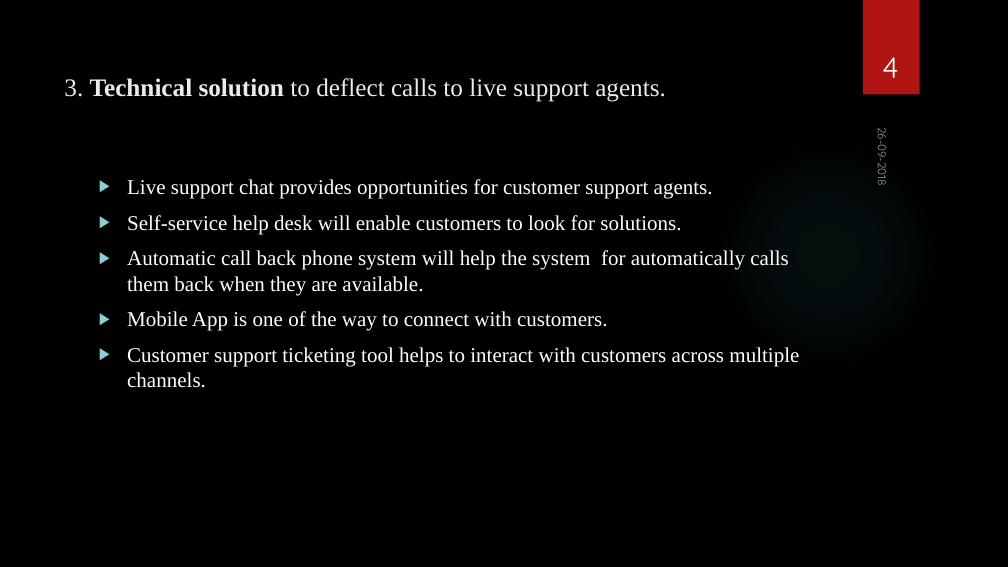
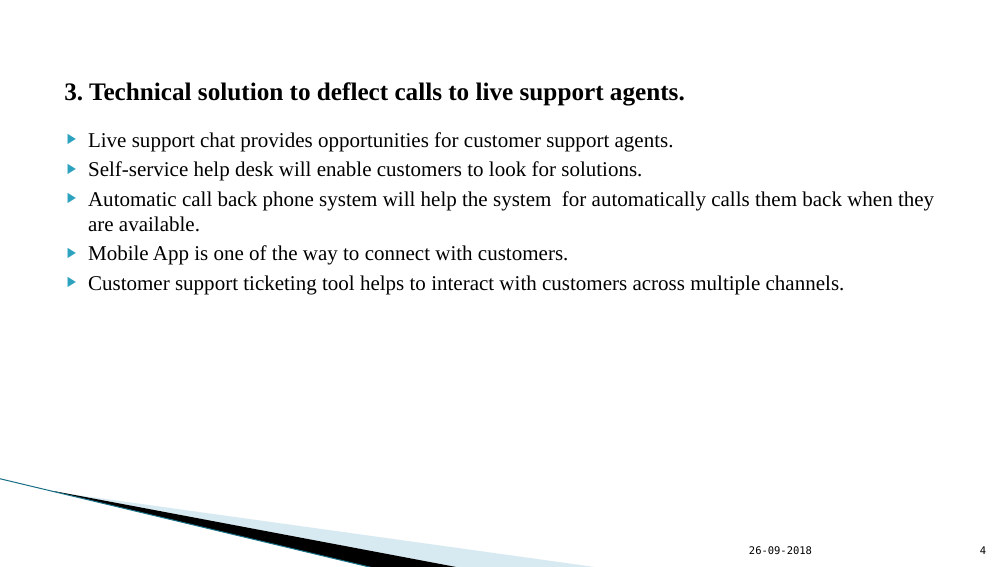
Before and after one commit to chinni112233/one, a slide deck: slide 4 of brainex.pptx. Drawn at 1008x567 pixels with LibreOffice and Linux fonts; fonts in the diff are those of the drawing; background and template pictures are left out. Boxes give left, top, right and bottom in pixels: in the first picture for what was removed or moved away, otherwise in the second. Text is boxed around its words. In the diff, an @@ line names an element or a change of style, - is before the commit and + after.

```diff
--- a/brainex.pptx
+++ b/brainex.pptx
@@ background picture (left out) to #FFFFFF @@
@@ rectangle removed at (x1=863, y1=0, x2=920, y2=95) @@
@@ title "3. Technical solution to deflect ..." at (x1=64, y1=82, x2=685, y2=106): text colour #EBEBEB to #000000; bold on in "3. to deflect calls to live support ..."; vertical alignment top to middle @@
@@ text "Live support chat provides opportunities ..." moved from (x1=127, y1=179, x2=799, y2=388) to (x1=88, y1=132, x2=934, y2=294) @@
@@ text "Live support chat provides opportunities ..." at (x1=88, y1=132, x2=934, y2=294): text colour #FFFFFF to #000000; indent changed; less space between paragraphs; bullet colour #8AD0D6 to #2DA2BF @@
@@ ellipse removed at (x1=712, y1=138, x2=944, y2=371) @@
@@ line added from (0, 479) to (374, 567), #97C5D8 0.95 pt @@
@@ freeform shape added at (x1=54, y1=491, x2=461, y2=567), fill #000000 @@
@@ freeform shape added at (x1=55, y1=492, x2=600, y2=567), fill #A0CBDC at 40% opacity @@
@@ text "26-09-2018" moved from (x1=874, y1=132, x2=891, y2=185) to (x1=749, y1=546, x2=812, y2=554) @@
@@ text "26-09-2018" at (x1=749, y1=546, x2=812, y2=554): size 11 to 10 pt, font Quicksand to DejaVu Sans Mono, text colour #FFFFFF at 60% opacity to #000000; vertical alignment top to bottom; rotation 90 to 0 degrees @@
@@ page number moved from (x1=882, y1=57, x2=898, y2=78) to (x1=980, y1=546, x2=986, y2=554) @@
@@ page number at (x1=980, y1=546, x2=986, y2=554): size 28 to 10 pt, font Quicksand to DejaVu Sans Mono, text colour #FFFFFF to #000000; alignment centre to right @@
```
Also in this commit, not shown: 6 other slides changed.
